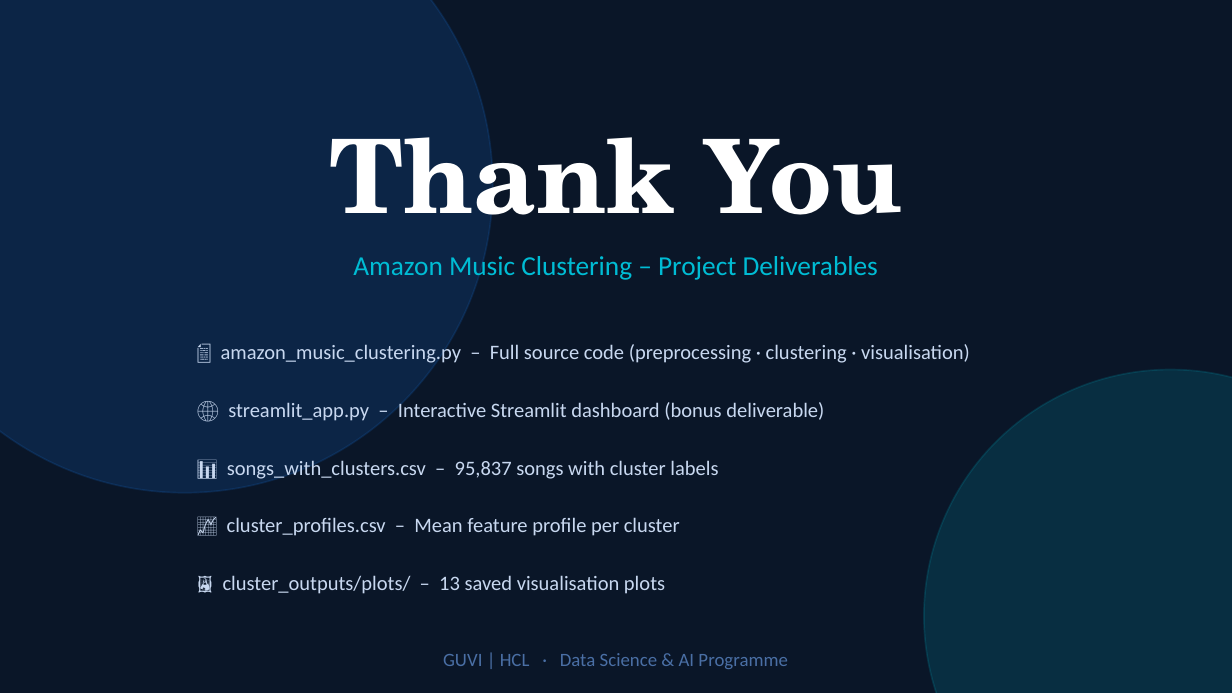
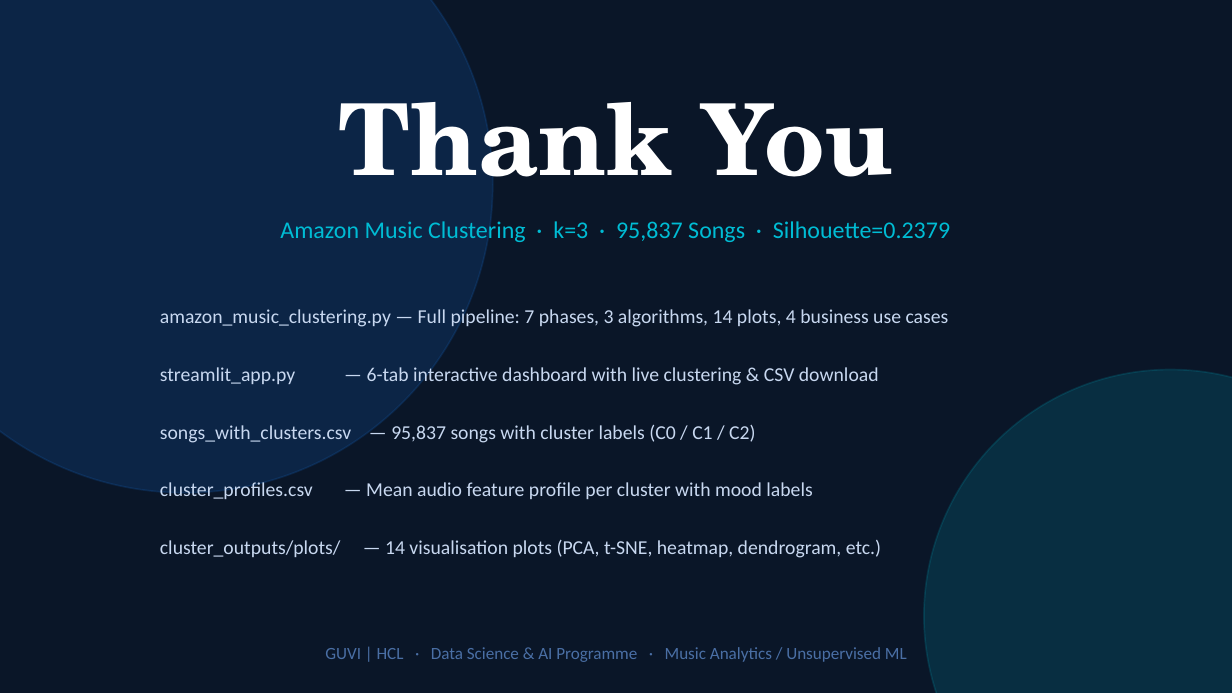
Before and after one commit to srijith0214/Amazon_Music_Clustering, a slide deck: slide 14 of Amazon_Music_Clustering_Report.pptx (slide 13 before the commit). Drawn at 1232x693 pixels with LibreOffice and Linux fonts; fonts in the diff are those of the drawing. Boxes give left, top, right and bottom in pixels: in the first picture for what was removed or moved away, otherwise in the second. Text is boxed around its words. In the diff, an @@ line names an element or a change of style, - is before the commit and + after.

```diff
--- a/Amazon_Music_Clustering_Report.pptx
+++ b/Amazon_Music_Clustering_Report.pptx
@@ text "Thank You" moved from (x1=329, y1=137, x2=903, y2=215) to (x1=339, y1=102, x2=893, y2=177) @@
@@ text "Thank You" at (x1=339, y1=102, x2=893, y2=177): size 60 to 58 pt @@
@@ text at (x1=280, y1=221, x2=950, y2=242): text changed; size 16 to 14 pt @@
-Amazon Music Clustering – Project Deliverables
+Amazon Music Clustering · k=3 · 95,837 Songs · Silhouette=0.2379
@@ text at (x1=160, y1=307, x2=949, y2=329): text changed; size 12 to 11.5 pt @@
-📄 amazon_music_clustering.py – Full source code (preprocessing · clustering · visualisation)
+amazon_music_clustering.py — Full pipeline: 7 phases, 3 algorithms, 14 plots, 4 business use cases
@@ text at (x1=160, y1=364, x2=879, y2=386): text changed; size 12 to 11.5 pt @@
-🌐 streamlit_app.py – Interactive Streamlit dashboard (bonus deliverable)
+streamlit_app.py — 6-tab interactive dashboard with live clustering & CSV download
@@ text at (x1=160, y1=425, x2=755, y2=443): text changed; size 12 to 11.5 pt @@
-📊 songs_with_clusters.csv – 95,837 songs with cluster labels
+songs_with_clusters.csv — 95,837 songs with cluster labels (C0 / C1 / C2)
@@ text at (x1=160, y1=482, x2=812, y2=499): text changed; size 12 to 11.5 pt @@
-📈 cluster_profiles.csv – Mean feature profile per cluster
+cluster_profiles.csv — Mean audio feature profile per cluster with mood labels
@@ text at (x1=160, y1=540, x2=881, y2=558): text changed; size 12 to 11.5 pt @@
-🖼️ cluster_outputs/plots/ – 13 saved visualisation plots
+cluster_outputs/plots/ — 14 visualisation plots (PCA, t-SNE, heatmap, dendrogram, etc.)
@@ text at (x1=325, y1=647, x2=907, y2=662): text changed; size 11 to 10 pt @@
-GUVI | HCL · Data Science & AI Programme
+GUVI | HCL · Data Science & AI Programme · Music Analytics / Unsupervised ML
```
Also in this commit, not shown: 4 other slides changed, 9 slides added, 8 slides removed, 33 other files.
